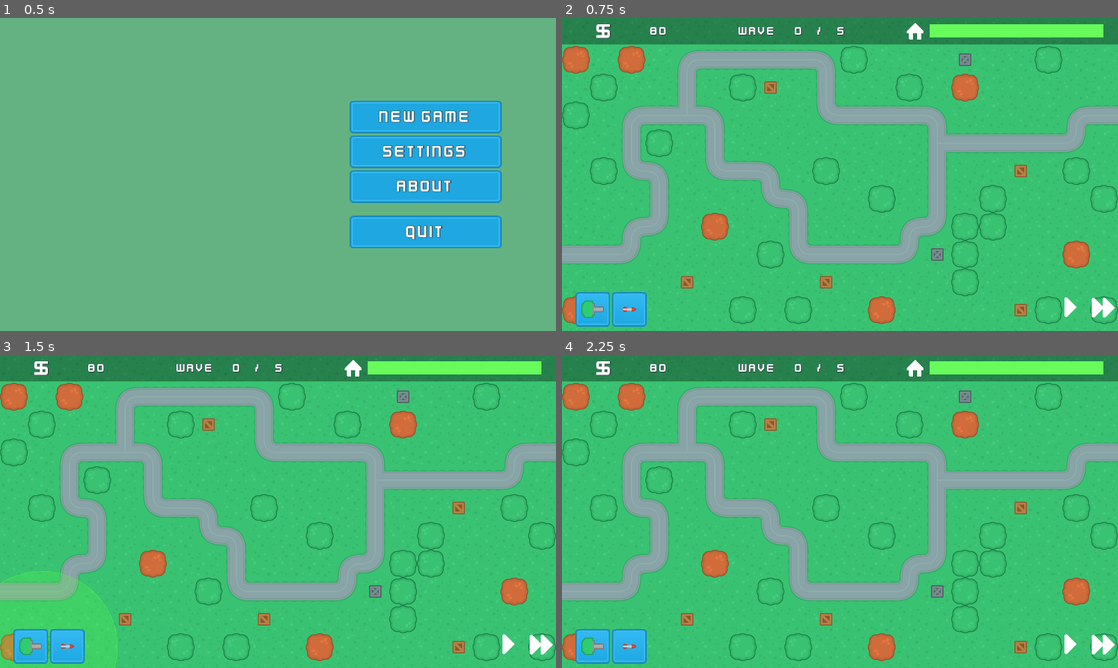
Above: before the commit, frames 1-4 (two rows, left to right).
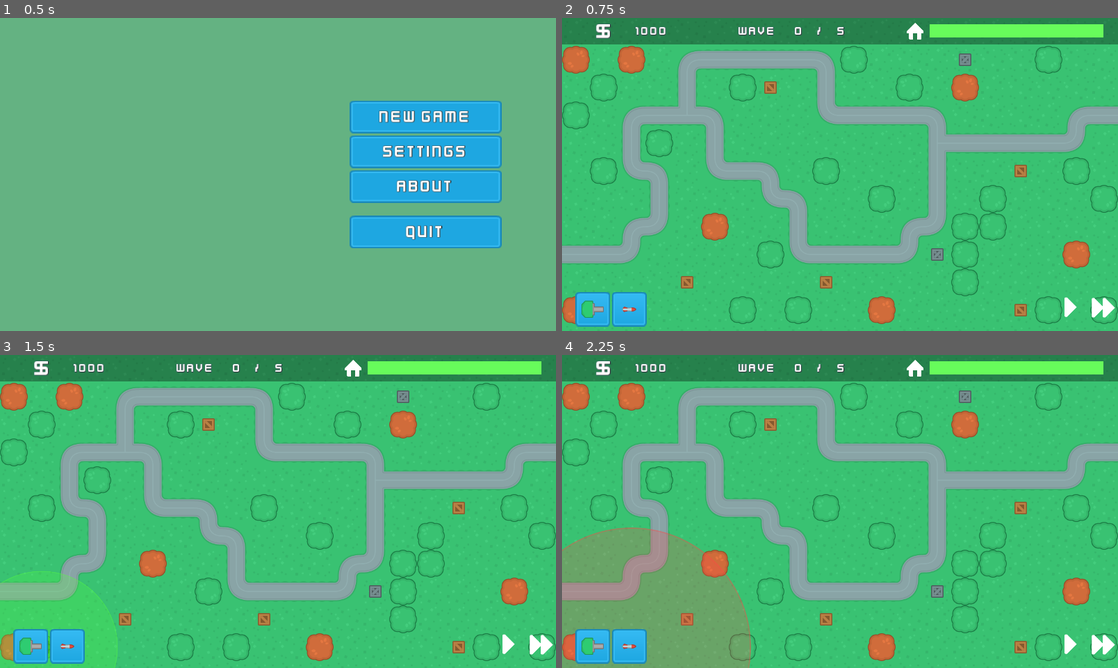
Above: after the commit, the same moments.

Repository: probitie/towerdefence
Game: Godot game, scene res://SceneHandler.tscn
Two runs of this game, one before a commit and one after it. Both use one fixed random seed, a clock stepped at 60 frames per second and the inputs below.
Inputs (mouse positions are in pixels of both pictures, inside the frame that each line leads up to):
- Up to frame 1 (0.5 s): no input
- Up to frame 2 (0.75 s): click "New Game" at 0.5 s
- Up to frame 3 (1.5 s): click (33, 646) at 1.25 s
- Up to frame 4 (2.25 s): click (628, 646) at 2 s

Frame 1 is identical in both runs. In frame 2, less than 0.1% of the frame differs, in the area x 13-19%, y 2-6%; in frame 3, less than 0.1%; in frame 4, 12%, in the area x 0-34%, y 2-100%.

Commit message:
addedd heavy tank

Diff:
--- /dev/null
+++ b/scenes/enemies/HeavyTank.gd
@@ -0,0 +1,7 @@
+extends "res://scenes/enemies/Tank.gd"
+
+func _init():
+	speed = 40
+	hp = 5000
+	base_damage = 80
+	reward = 200
--- /dev/null
+++ b/scenes/enemies/HeavyTank.tscn
@@ -0,0 +1,35 @@
+[gd_scene load_steps=5 format=2]
+
+[ext_resource path="res://assets/enemies/tank_bigRed.png" type="Texture" id=1]
+[ext_resource path="res://scenes/enemies/HeavyTank.gd" type="Script" id=2]
+[ext_resource path="res://assets/ui/HPbar.jpg" type="Texture" id=3]
+
+[sub_resource type="RectangleShape2D" id=1]
+extents = Vector2( 21, 21 )
+
+[node name="RedTank" type="PathFollow2D"]
+scale = Vector2( 1.3, 1.3 )
+loop = false
+script = ExtResource( 2 )
+
+[node name="KinematicBody2D" type="KinematicBody2D" parent="."]
+
+[node name="CollisionShape2D" type="CollisionShape2D" parent="KinematicBody2D"]
+position = Vector2( -2, 0 )
+shape = SubResource( 1 )
+
+[node name="Sprite" type="Sprite" parent="."]
+texture = ExtResource( 1 )
+
+[node name="HealthBar" type="TextureProgress" parent="."]
+margin_right = 250.0
+margin_bottom = 30.0
+rect_scale = Vector2( 0.27, 0.15 )
+value = 50.0
+texture_under = ExtResource( 3 )
+texture_progress = ExtResource( 3 )
+tint_under = Color( 0.215686, 0.215686, 0.215686, 1 )
+tint_progress = Color( 0.243137, 0.780392, 0.443137, 1 )
+
+[node name="Impact" type="Position2D" parent="."]
+position = Vector2( -15, -15 )
--- a/scenes/main/GameScene.gd
+++ b/scenes/main/GameScene.gd
@@ -16,7 +16,7 @@
 var enemies_left = 0
 
 var base_health = 100
-var start_money = 80
+var start_money = 1000
 
 func _ready():
 	map_node = $Map1
--- a/singletons/GameData.gd
+++ b/singletons/GameData.gd
@@ -13,7 +13,7 @@
 var wave_data = [
 	{"tanks":
 		[
-			{"type": "BlueTank", "delay": 0.5, "repeat": 1},
+			{"type": "HeavyTank", "delay": 0.5, "repeat": 1},
 		]
 	},
 	{"tanks":
@@ -28,12 +28,12 @@
 	},
 	{"tanks":
 		[
-			{"type": "BlueTank", "delay": 0.5, "repeat": 4},
+			{"type": "RedTank", "delay": 0.5, "repeat": 1},
 		]
 	},
 	{"tanks":
 		[
-			{"type": "BlueTank", "delay": 0.5, "repeat": 5},
+			{"type": "RedTank", "delay": 0.5, "repeat": 1},
 		]
 	}
 ]
Not shown, changed: todo.txt
